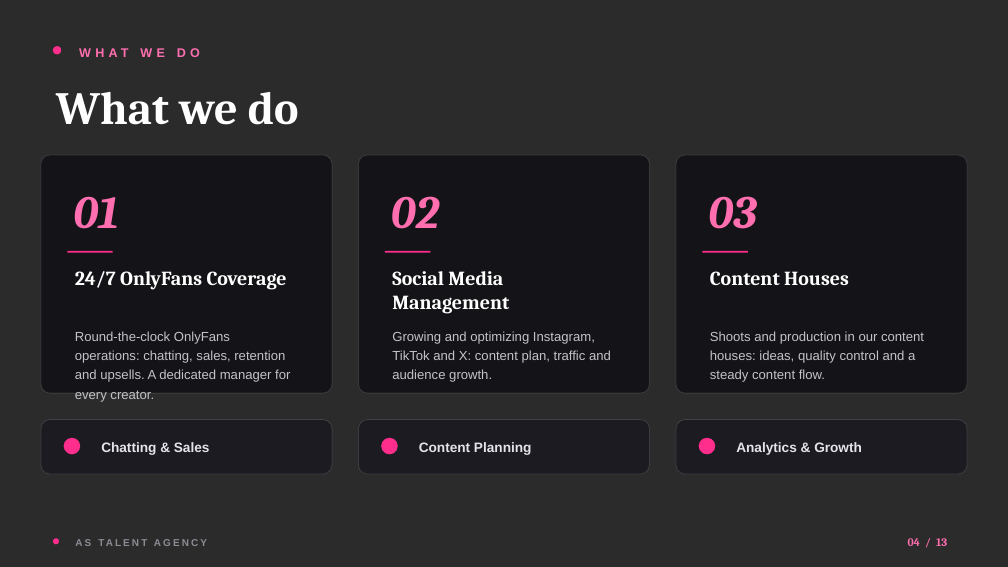
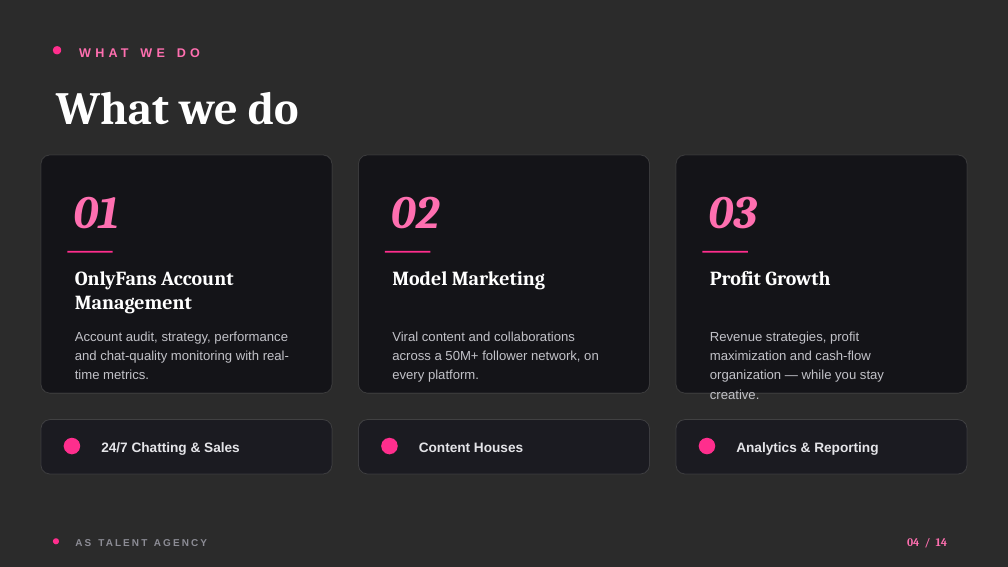
Before and after one commit to baxmand/dasdsjfoisdjfoisj.github.io, a slide deck: slide 4 of AS-Talent-Agency.pptx. Drawn at 1008x567 pixels with LibreOffice and Linux fonts; fonts in the diff are those of the drawing; background and template pictures are left out; a plain dark background stands for a picture behind light text. Boxes give left, top, right and bottom in pixels: in the first picture for what was removed or moved away, otherwise in the second. Text is boxed around its words. In the diff, an @@ line names an element or a change of style, - is before the commit and + after.

```diff
--- a/AS-Talent-Agency.pptx
+++ b/AS-Talent-Agency.pptx
@@ text at (x1=75, y1=271, x2=233, y2=314): text changed @@
-24/7 OnlyFans Coverage
+OnlyFans Account Management
@@ text at (x1=392, y1=271, x2=545, y2=290): text changed @@
-Social Media Management
+Model Marketing
@@ text at (x1=710, y1=271, x2=830, y2=286): text changed @@
-Content Houses
+Profit Growth
@@ text at (x1=75, y1=331, x2=289, y2=379): text changed @@
-Round-the-clock OnlyFans operations: chatting, sales, retention and upsells. A dedicated manager for every creator.
+Account audit, strategy, performance and chat-quality monitoring with real-time metrics.
@@ text at (x1=392, y1=331, x2=599, y2=382): text changed @@
-Growing and optimizing Instagram, TikTok and X: content plan, traffic and audience growth.
+Viral content and collaborations across a 50M+ follower network, on every platform.
@@ text at (x1=710, y1=331, x2=884, y2=399): text changed @@
-Shoots and production in our content houses: ideas, quality control and a steady content flow.
+Revenue strategies, profit maximization and cash-flow organization — while you stay creative.
@@ text at (x1=101, y1=442, x2=240, y2=455): text changed @@
-Chatting & Sales
+24/7 Chatting & Sales
@@ text at (x1=419, y1=442, x2=523, y2=452): text changed @@
-Content Planning
+Content Houses
@@ text at (x1=736, y1=442, x2=878, y2=455): text changed @@
-Analytics & Growth
+Analytics & Reporting
@@ text at (x1=907, y1=538, x2=948, y2=546): text changed @@
-04 / 13
+04 / 14
```
Also in this commit, not shown: 11 other slides changed, 2 slides added, 1 slide removed, 9 other files.
